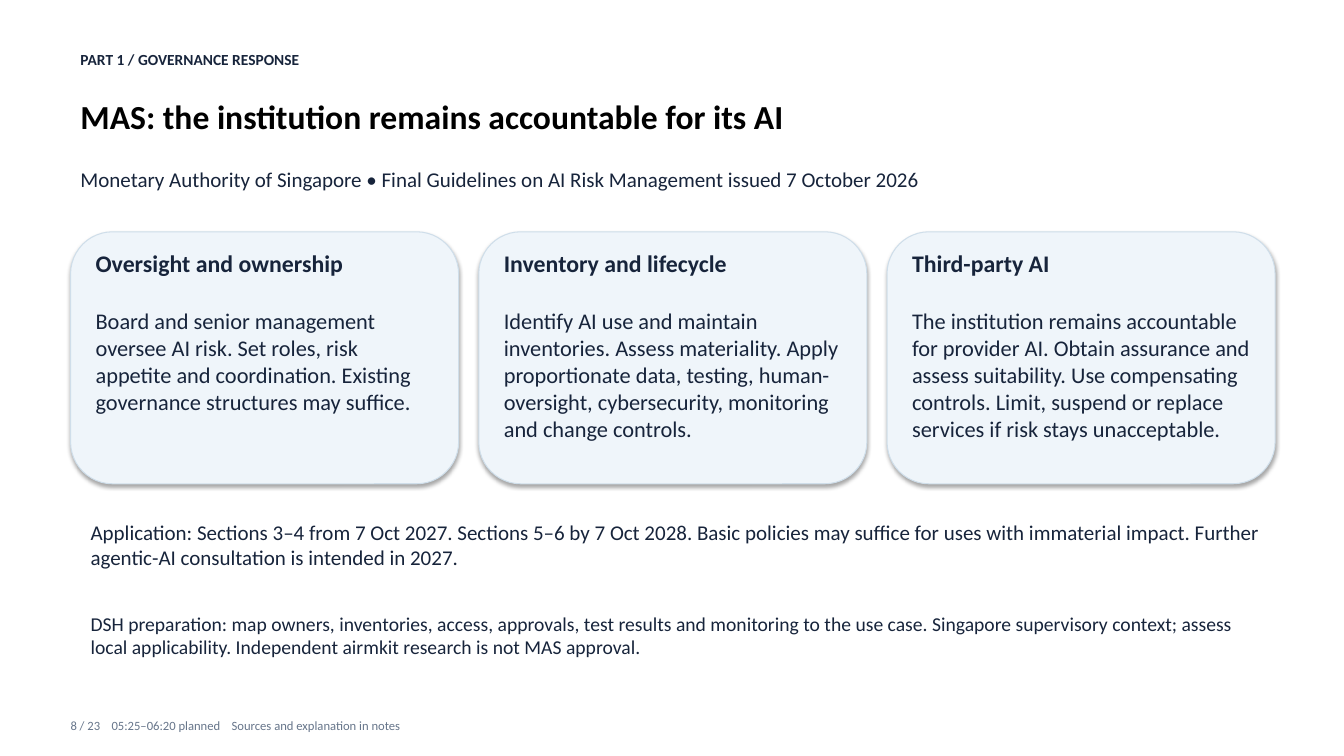
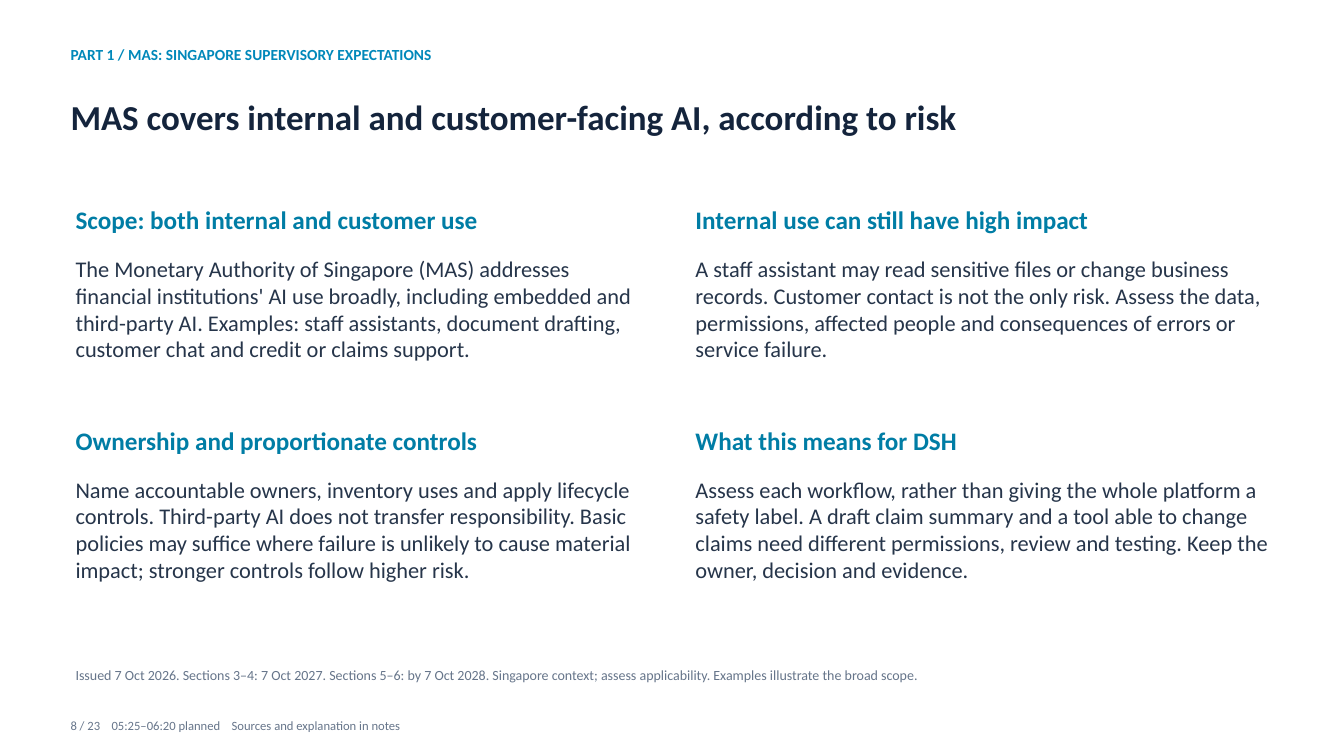
Before and after one commit to skunpoj/dsh_setup, a slide deck: slide 8 of docs/presentations/guarding-the-value-stream/Guarding_the_Value_Stream.pptx. Drawn at 1344x756 pixels with LibreOffice and Linux fonts; fonts in the diff are those of the drawing. Boxes give left, top, right and bottom in pixels: in the first picture for what was removed or moved away, otherwise in the second. Text is boxed around its words. In the diff, an @@ line names an element or a change of style, - is before the commit and + after.

Commit message:
Clarify MAS internal and customer AI scope and workflow risks

```diff
--- a/docs/presentations/guarding-the-value-stream/Guarding_the_Value_Stream.pptx
+++ b/docs/presentations/guarding-the-value-stream/Guarding_the_Value_Stream.pptx
@@ text at bbox=[71, 50, 431, 60]: text changed; text colour #17243B to #0088BA @@
-PART 1 / GOVERNANCE RESPONSE
+PART 1 / MAS: SINGAPORE SUPERVISORY EXPECTATIONS
@@ text at bbox=[71, 105, 957, 136]: text changed; size 24 to 25 pt; text colour #000000 to #14243C @@
-MAS: the institution remains accountable for its AI
+MAS covers internal and customer-facing AI, according to risk
@@ text removed at bbox=[80, 172, 919, 191] @@
-Monetary Authority of Singapore • Final Guidelines on AI Risk Management issued 7 October 2026
@@ rounded rectangle removed at bbox=[71, 232, 459, 484] @@
@@ text added at bbox=[76, 211, 477, 233], 18 pt, text #007DA5, bold @@
+Scope: both internal and customer use
@@ rounded rectangle removed at bbox=[479, 232, 867, 484] @@
@@ text added at bbox=[695, 211, 1088, 234], 18 pt, text #007DA5, bold @@
+Internal use can still have high impact
@@ rounded rectangle removed at bbox=[887, 232, 1275, 484] @@
@@ text added at bbox=[76, 261, 631, 361], 16 pt, text #26354A @@
+The Monetary Authority of Singapore (MAS) addresses financial institutions' AI use broadly, including embedded and third-party AI. Examples: staff assistants, document drafting, customer chat and credit or claims support.
@@ text removed at bbox=[96, 255, 343, 276] @@
-Oversight and ownership
@@ text removed at bbox=[504, 255, 727, 276] @@
-Inventory and lifecycle
@@ text added at bbox=[695, 261, 1261, 357], 16 pt, text #26354A @@
+A staff assistant may read sensitive files or change business records. Customer contact is not the only risk. Assess the data, permissions, affected people and consequences of errors or service failure.
@@ text removed at bbox=[912, 255, 1050, 276] @@
-Third-party AI
@@ text removed at bbox=[96, 313, 411, 414] @@
-Board and senior management oversee AI risk. Set roles, risk appetite and coordination. Existing governance structures may suffice.
@@ text removed at bbox=[504, 313, 839, 441] @@
-Identify AI use and maintain inventories. Assess materiality. Apply proportionate data, testing, human-oversight, cybersecurity, monitoring and change controls.
@@ text removed at bbox=[912, 313, 1249, 441] @@
-The institution remains accountable for provider AI. Obtain assurance and assess suitability. Use compensating controls. Limit, suspend or replace services if risk stays unacceptable.
@@ text added at bbox=[76, 432, 477, 454], 18 pt, text #007DA5, bold @@
+Ownership and proportionate controls
@@ text added at bbox=[695, 432, 957, 451], 18 pt, text #007DA5, bold @@
+What this means for DSH
@@ text added at bbox=[76, 482, 630, 582], 16 pt, text #26354A @@
+Name accountable owners, inventory uses and apply lifecycle controls. Third-party AI does not transfer responsibility. Basic policies may suffice where failure is unlikely to cause material impact; stronger controls follow higher risk.
@@ text added at bbox=[695, 482, 1267, 581], 16 pt, text #26354A @@
+Assess each workflow, rather than giving the whole platform a safety label. A draft claim summary and a tool able to change claims need different permissions, review and testing. Keep the owner, decision and evidence.
@@ text removed at bbox=[91, 525, 1259, 569] @@
-Application: Sections 3–4 from 7 Oct 2027. Sections 5–6 by 7 Oct 2028. Basic policies may suffice for uses with immaterial impact. Further agentic-AI consultation is intended in 2027.
@@ text removed at bbox=[91, 617, 1232, 657] @@
-DSH preparation: map owners, inventories, access, approvals, test results and monitoring to the use case. Singapore supervisory context; assess local applicability. Independent airmkit research is not MAS approval.
@@ text added at bbox=[76, 670, 917, 683], 10 pt, text #66758A @@
+Issued 7 Oct 2026. Sections 3–4: 7 Oct 2027. Sections 5–6: by 7 Oct 2028. Singapore context; assess applicability. Examples illustrate the broad scope.
```
Also in this commit, not shown: 2 other files.
